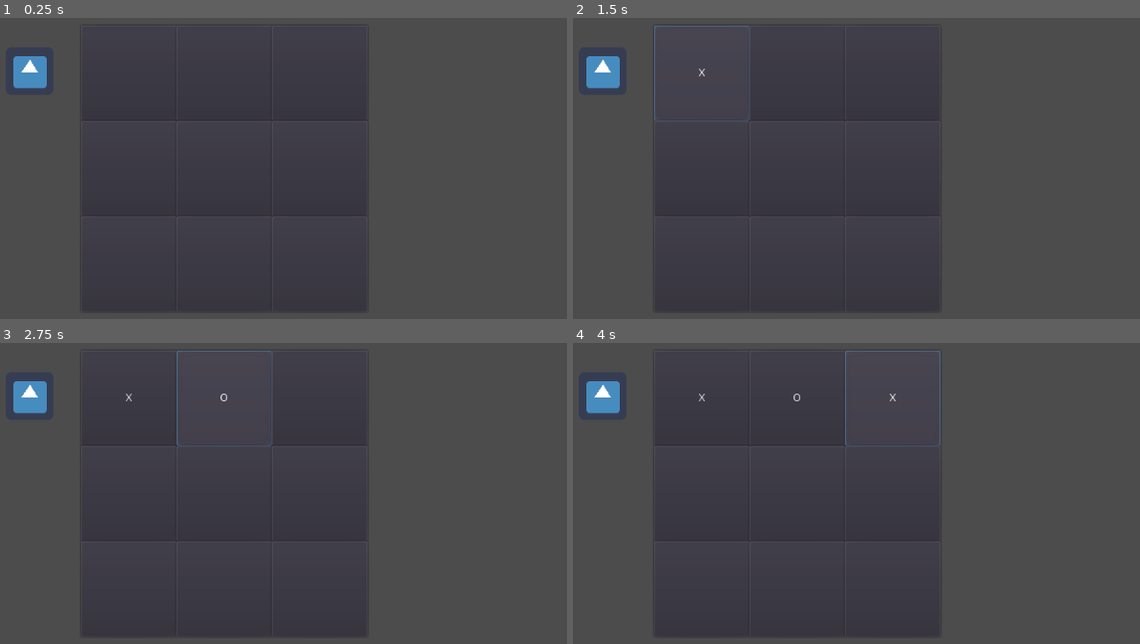
Above: before the commit, frames 1-4 (two rows, left to right).
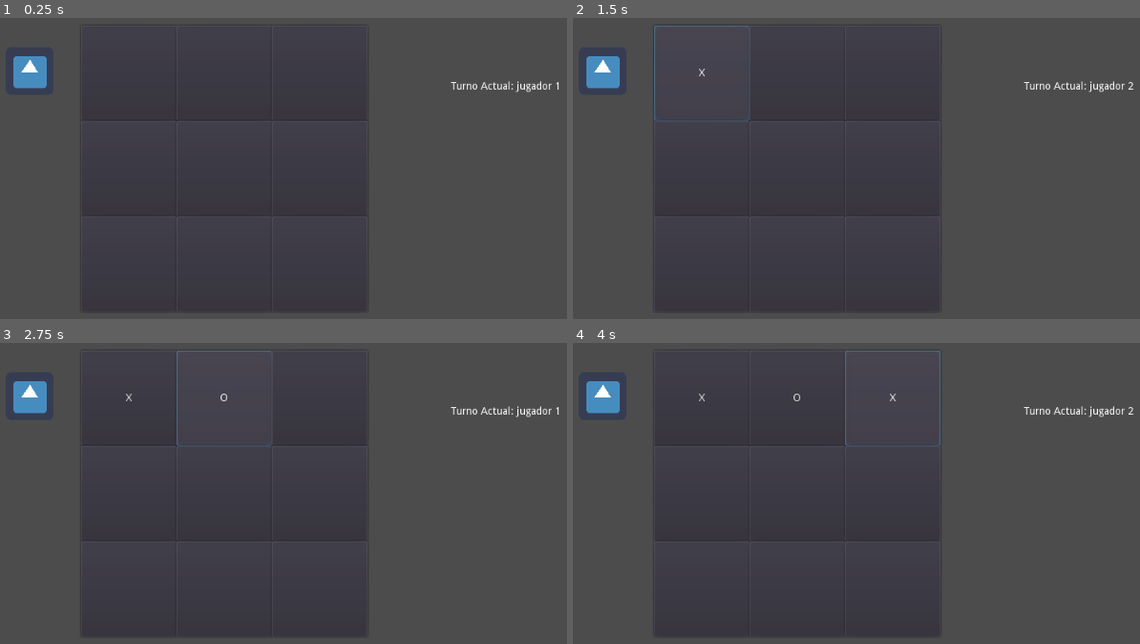
Above: after the commit, the same moments.

Repository: juanclawav/Infografia-UPB
Game: Godot game, scene res://Main.tscn
The game is run twice, just before and just after one commit, with the same random seed, the same clock (stepped at 60 frames per second) and the same inputs. The engine's default icon, where the game draws it, is replaced by a stand-in: a white triangle on a blue panel in a dark square.
Inputs (mouse positions are in pixels of both pictures, inside the frame that each line leads up to):
- Up to frame 1 (0.25 s): no input
- Up to frame 2 (1.5 s): click (703, 72) at 0.5 s; click "X" at 1.25 s
- Up to frame 3 (2.75 s): click (226, 397) at 2 s
- Up to frame 4 (4 s): click "O" at 2.75 s; click (890, 397) at 3.5 s

The runs differ from the first frame. In frame 1, 0.2% of the frame differs, in the area x 79-99%, y 20-25%; in frame 2, 0.2%; in frame 3, 0.2%; in frame 4, 0.2%.

Commit message:
commit añadir labels

Diff:
--- /dev/null
+++ b/Godot/TicTacToe/Current.gd
@@ -0,0 +1,20 @@
+extends Label
+
+
+# Declare member variables here. Examples:
+# var a = 2
+# var b = "text"
+
+
+# Called when the node enters the scene tree for the first time.
+func _ready():
+	pass # Replace with function body.
+
+
+# Called every frame. 'delta' is the elapsed time since the previous frame.
+#func _process(delta):
+#	pass
+
+
+func _on_Sprite_switch_turn(player):
+	text= "Turno Actual: jugador "+str(player)
--- a/Godot/TicTacToe/Main.tscn
+++ b/Godot/TicTacToe/Main.tscn
@@ -13,6 +13,7 @@
 [ext_resource path="res://Button3.gd" type="Script" id=11]
 [ext_resource path="res://ButtonRestart.gd" type="Script" id=12]
 [ext_resource path="res://Wins.gd" type="Script" id=13]
+[ext_resource path="res://Current.gd" type="Script" id=14]
 
 [node name="Main" type="Node2D"]
 
@@ -98,6 +99,13 @@
 margin_bottom = 82.0
 script = ExtResource( 13 )
 
+[node name="Current" type="Label" parent="."]
+margin_left = 688.0
+margin_top = 139.0
+margin_right = 983.0
+margin_bottom = 197.0
+script = ExtResource( 14 )
+
 [connection signal="bt_click" from="Sprite" to="Button" method="_on_Sprite_bt_click"]
 [connection signal="bt_click" from="Sprite" to="Button2" method="_on_Sprite_bt_click"]
 [connection signal="bt_click" from="Sprite" to="Button3" method="_on_Sprite_bt_click"]
@@ -108,6 +116,7 @@
 [connection signal="bt_click" from="Sprite" to="Button8" method="_on_Sprite_bt_click"]
 [connection signal="bt_click" from="Sprite" to="Button9" method="_on_Sprite_bt_click"]
 [connection signal="new_round" from="Sprite" to="Wins" method="_on_Sprite_new_round"]
+[connection signal="switch_turn" from="Sprite" to="Current" method="_on_Sprite_switch_turn"]
 [connection signal="button_up" from="Button" to="Sprite" method="_on_Button_button_up"]
 [connection signal="button_up" from="Button2" to="Sprite" method="_on_Button2_button_up"]
 [connection signal="button_up" from="Button3" to="Sprite" method="_on_Button3_button_up"]
--- a/Godot/TicTacToe/Sprite.gd
+++ b/Godot/TicTacToe/Sprite.gd
@@ -13,15 +13,18 @@
 var boton_restart
 var wins =[0,0]
 var label_wins
+var label_current
 
 signal bt_click(bt_name, player)
 signal btr_click(player)
 signal new_round(wins)
+signal switch_turn(player)
 
 # Called when the node enters the scene tree for the first time.
 func _ready():
 
 	player = 1
+	emit_signal("switch_turn",player)
 	boton1 = get_parent().get_node("Button")
 	boton1.text=""
 	boton2 = get_parent().get_node("Button2")
@@ -42,7 +45,6 @@
 	boton9.text=""
 	boton_restart = get_parent().get_node("ButtonRestart")
 	boton_restart.visible = not visible
-	label_wins = get_parent().get_node("Wins")
 
 func check():
 	var won=false
@@ -116,6 +118,7 @@
 			player=1
 		else:
 			player=2
+		emit_signal("switch_turn",player)
 
 
 
@@ -127,6 +130,7 @@
 			player=1
 		else:
 			player=2
+		emit_signal("switch_turn",player)
 
 
 func _on_Button3_button_up():
@@ -137,6 +141,7 @@
 			player=1
 		else:
 			player=2
+		emit_signal("switch_turn",player)
 
 func _on_Button4_button_up():
 	if boton4.text=="":
@@ -146,6 +151,7 @@
 			player=1
 		else:
 			player=2
+		emit_signal("switch_turn",player)
 
 func _on_Button5_button_up():
 	if boton5.text=="":
@@ -155,6 +161,7 @@
 			player=1
 		else:
 			player=2
+		emit_signal("switch_turn",player)
 
 func _on_Button6_button_up():
 	if boton6.text=="":
@@ -164,6 +171,7 @@
 			player=1
 		else:
 			player=2
+		emit_signal("switch_turn",player)
 
 func _on_Button7_button_up():
 	if boton7.text=="":
@@ -173,6 +181,7 @@
 			player=1
 		else:
 			player=2
+		emit_signal("switch_turn",player)
 
 func _on_Button8_button_up():
 	if boton8.text=="":
@@ -182,6 +191,7 @@
 			player=1
 		else:
 			player=2
+		emit_signal("switch_turn",player)
 func _on_Button9_button_up():
 	if boton9.text=="":
 		emit_signal("bt_click",boton9.name,player)
@@ -190,6 +200,7 @@
 			player=1
 		else:
 			player=2
+		emit_signal("switch_turn",player)
 
 func _on_ButtonRestart_button_up():
 	_ready()
Not shown: 1 places in Godot/TicTacToe/Main.tscn that only renumber resources
